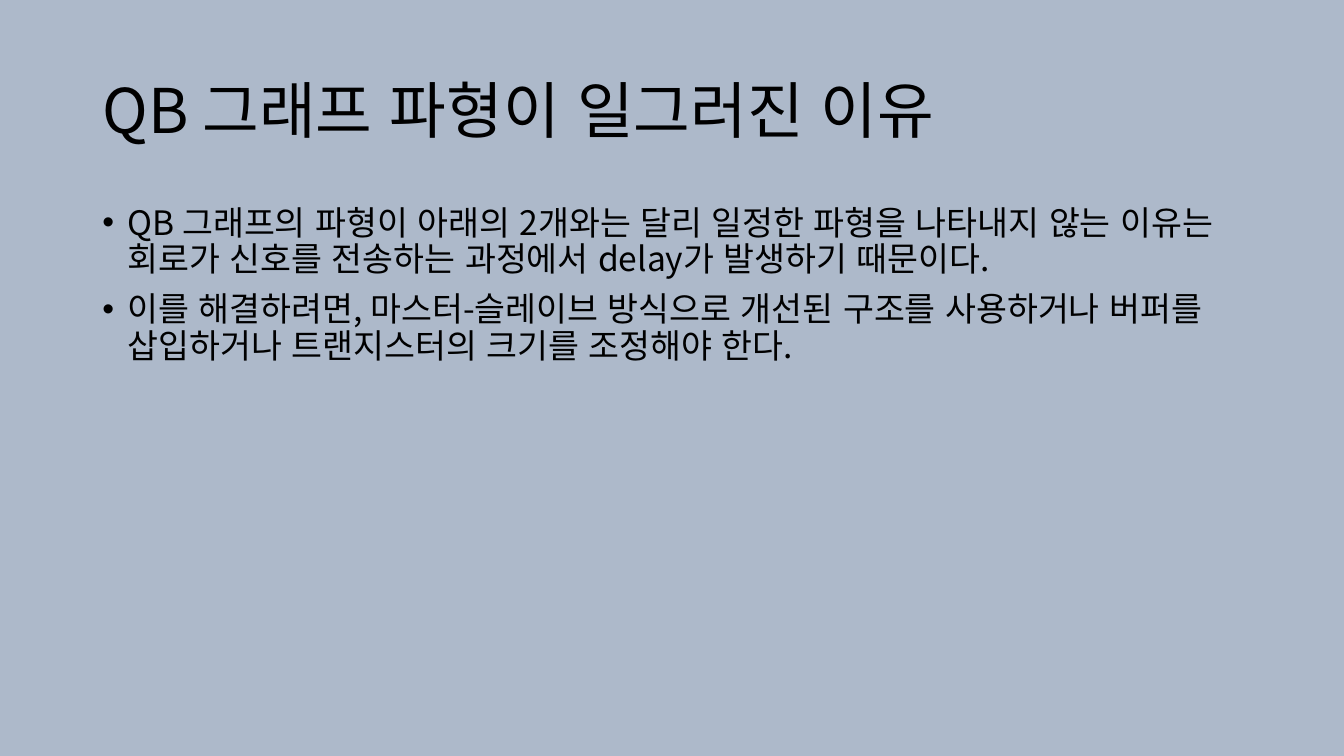
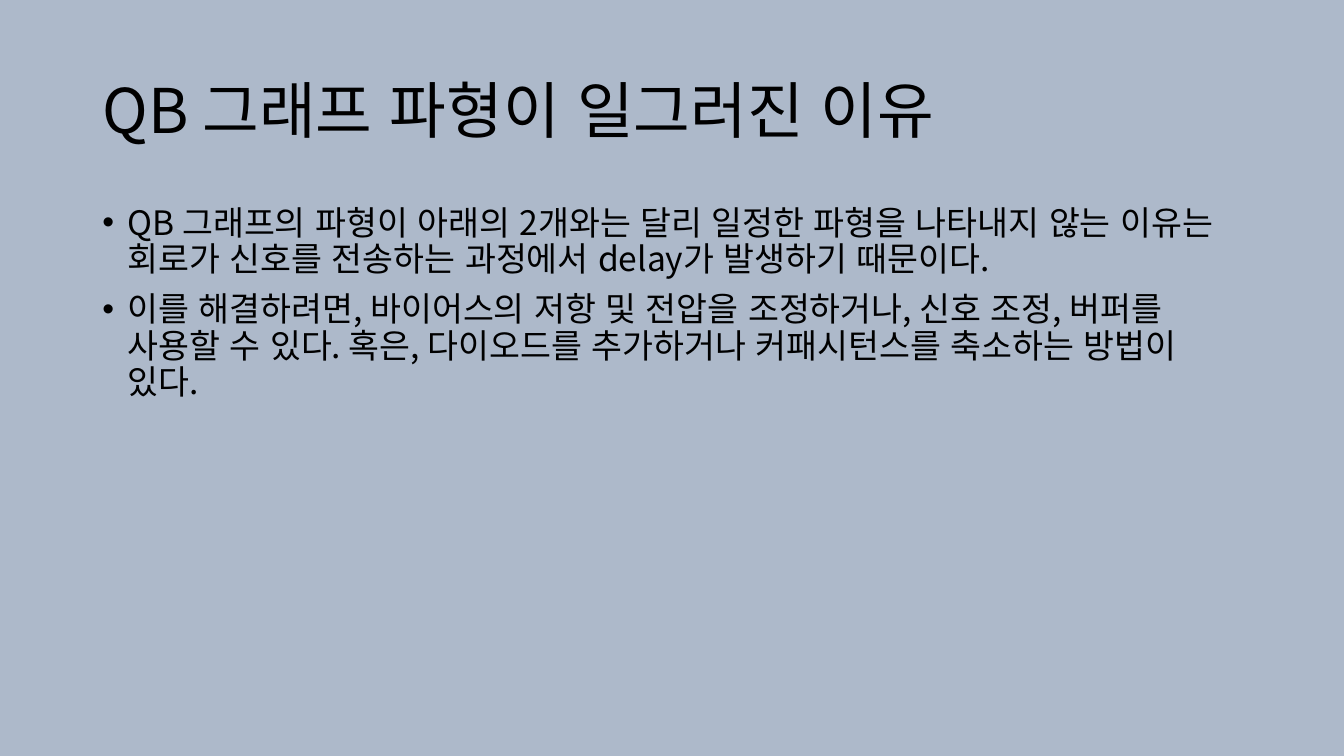
Before and after one commit to jwl1109/IOT, a slide deck: slide 12 of VLSI design 설계 실습/2025-05-28.pptx. Drawn at 1344x756 pixels with LibreOffice and Linux fonts; fonts in the diff are those of the drawing. Boxes give left, top, right and bottom in pixels: in the first picture for what was removed or moved away, otherwise in the second. Text is boxed around its words. In the diff, an @@ line names an element or a change of style, - is before the commit and + after.

```diff
--- a/VLSI design 설계 실습/2025-05-28.pptx
+++ b/VLSI design 설계 실습/2025-05-28.pptx
@@ text at [128,293,1177,397]: text changed @@
-• 이를 해결하려면, 마스터-슬레이브 방식으로 개선된 구조를 사용하거나 버퍼를 삽입하거나 트랜지스터의 크기를 조정해야 한다.
+• 이를 해결하려면, 바이어스의 저항 및 전압을 조정하거나, 신호 조정, 버퍼를 사용할 수 있다. 혹은, 다이오드를 추가하거나 커패시턴스를 축소하는 방법이 있다.
```
Also in this commit, not shown: 2 other files.
